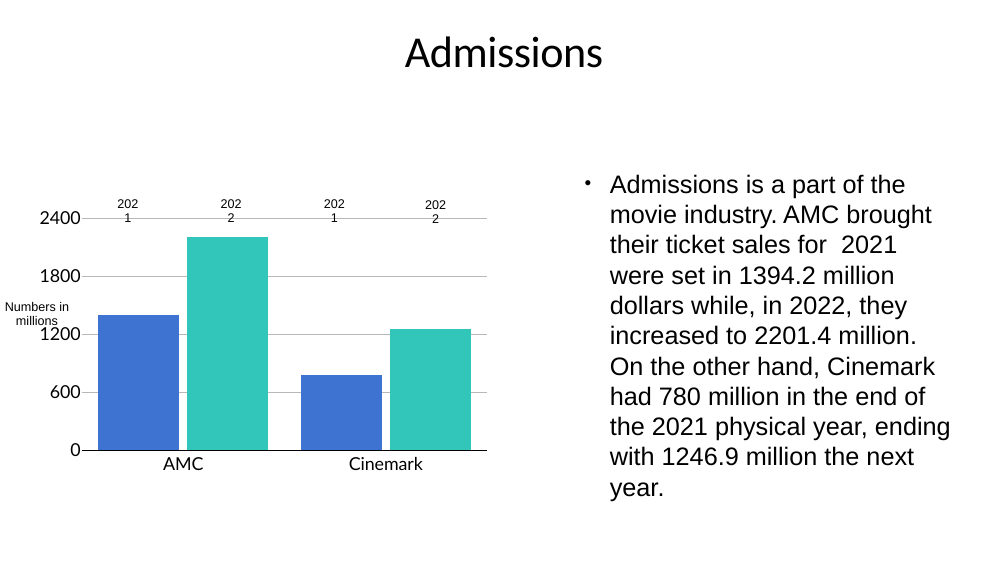
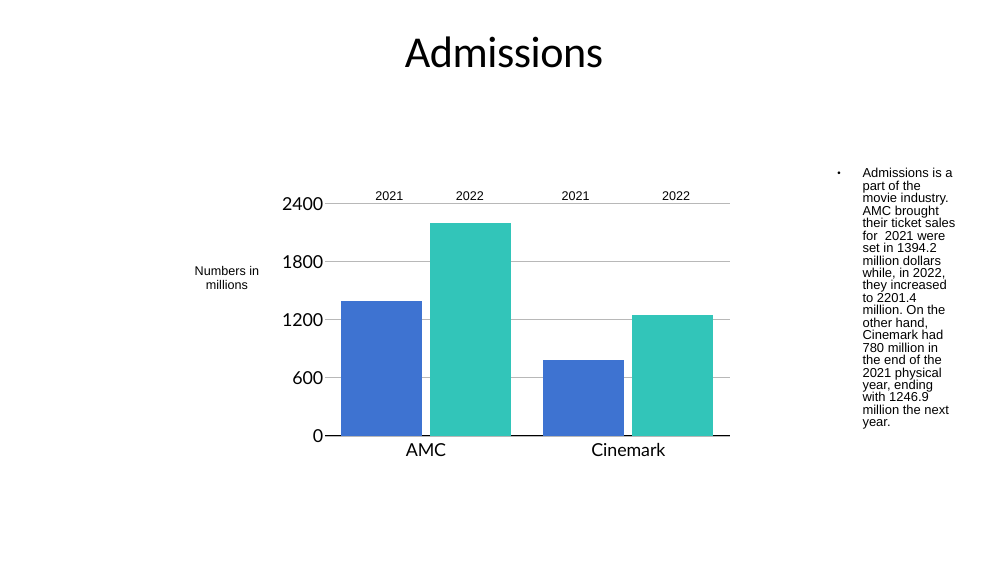
Before and after one commit to Jake-guerrero/Amc-v-Cinemark, a slide deck: slide 2 of Movies.pptx. Drawn at 1008x567 pixels with LibreOffice and Linux fonts; fonts in the diff are those of the drawing. Boxes give left, top, right and bottom in pixels: in the first picture for what was removed or moved away, otherwise in the second. Text is boxed around its words. In the diff, an @@ line names an element or a change of style, - is before the commit and + after.

```diff
--- a/Movies.pptx
+++ b/Movies.pptx
@@ text "Admissions is a part of ...": place and size @@
-text "Admissions is a part of ..." at (610, 174, 951, 501)
+text "Admissions is a part of ..." at (863, 167, 955, 429)
@@ text "Admissions is a part of ..." at (863, 167, 955, 429): size 48.1 to 24.7 pt; line spacing 1 to 0.8 @@
@@ column chart: place and size @@
-column chart at (23, 195, 489, 488)
+column chart at (265, 181, 732, 473)
@@ table: place and size @@
-table at (113, 195, 143, 211)
+table at (342, 187, 437, 204)
@@ table: place and size @@
-table at (216, 195, 246, 211)
+table at (445, 187, 495, 204)
@@ table: place and size @@
-table at (319, 195, 349, 211)
+table at (531, 187, 620, 204)
@@ table: place and size @@
-table at (421, 196, 451, 212)
+table at (643, 187, 710, 204)
@@ table: place and size @@
-table at (0, 298, 74, 332)
+table at (189, 262, 265, 386)
```
Also in this commit, not shown: 1 other slide changed, 3 other files.
